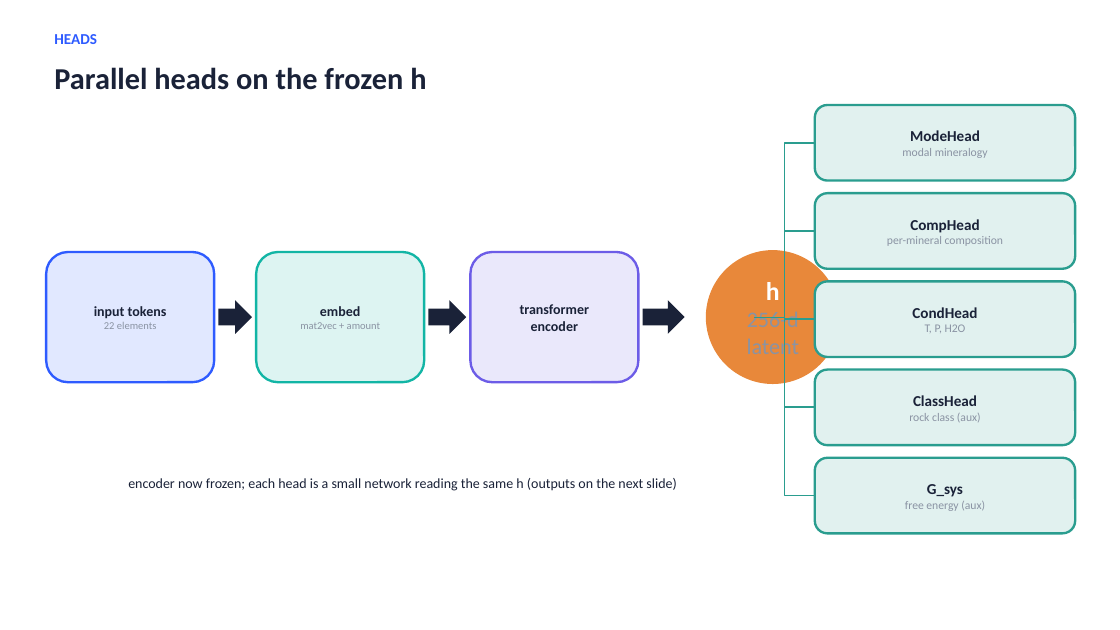
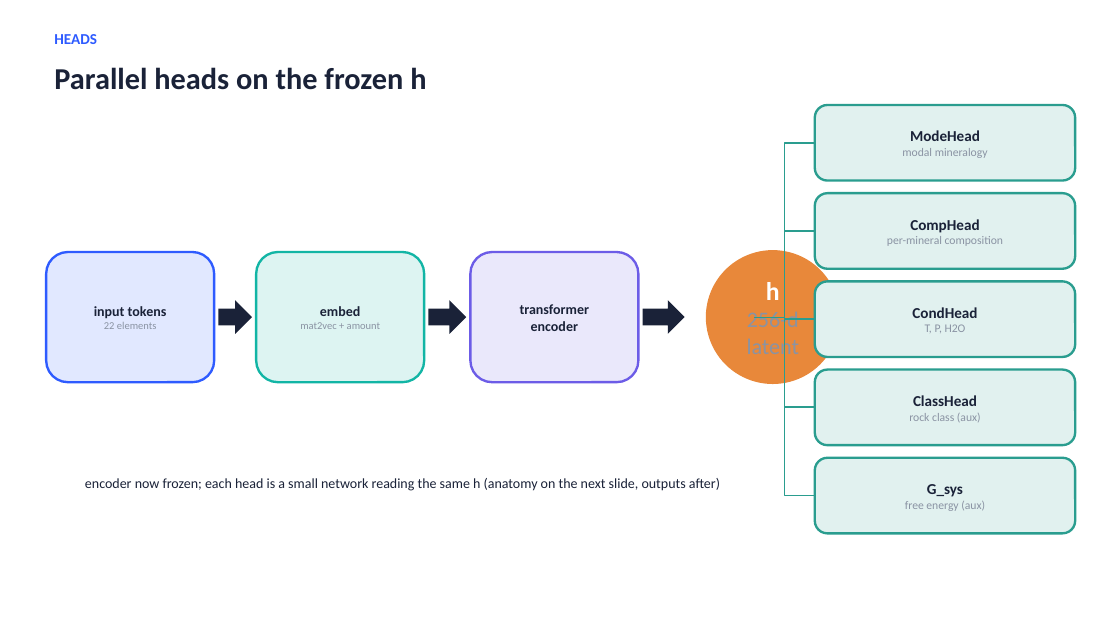
Before and after one commit to matthew-j-liu/phasecast, a slide deck: slide 12 of slides/overview.pptx (slide 11 before the commit). Drawn at 1120x630 pixels with LibreOffice and Linux fonts; fonts in the diff are those of the drawing. Boxes give left, top, right and bottom in pixels: in the first picture for what was removed or moved away, otherwise in the second. Text is boxed around its words. In the diff, an @@ line names an element or a change of style, - is before the commit and + after.

Commit message:
overview deck: standard two-slide-per-head reporting (8-item checklist in the deck docstring, head_anatomy_slide template, rule in   CLAUDE.md) -- ModeHead anatomy slide (ANN diagram, exact param counts, dial strip, explicit BCE + masked-Dirichlet loss with the joint-gradient   statement, lambda_mag naming) + reliability worked-example slide + one-rock-96-labels fan-out slide. Also locks the two-tier split mapping in   CLAUDE.md: all 10k train-tier bulks train, valtest 500 divides 16:20 into ~222 val / ~278 test.

```diff
--- a/slides/overview.pptx
+++ b/slides/overview.pptx
@@ text at [85,478,720,491]: text changed @@
-encoder now frozen; each head is a small network reading the same h (outputs on the next slide)
+encoder now frozen; each head is a small network reading the same h (anatomy on the next slide, outputs after)
```
Also in this commit, not shown: 3 slides added, 2 other files.
